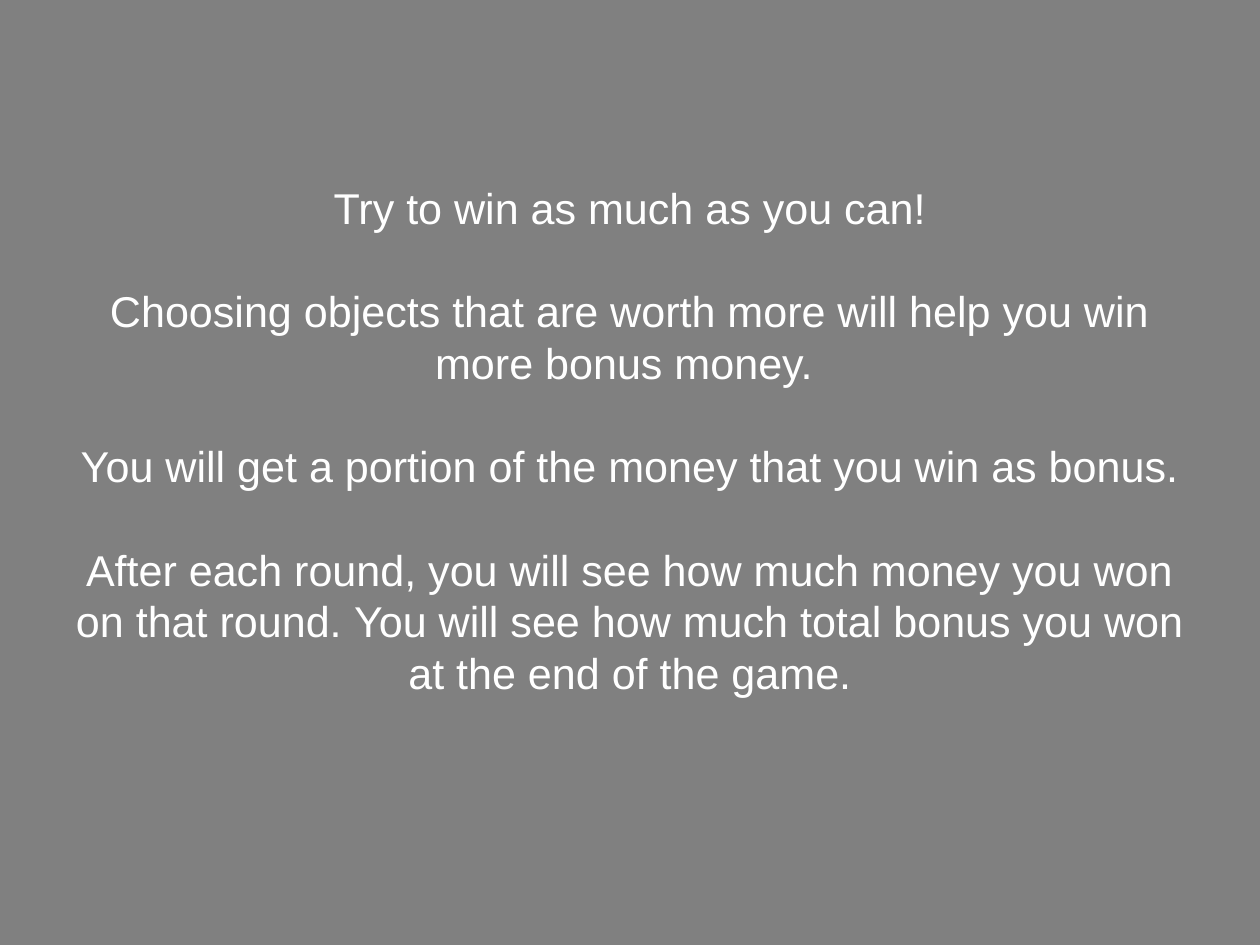
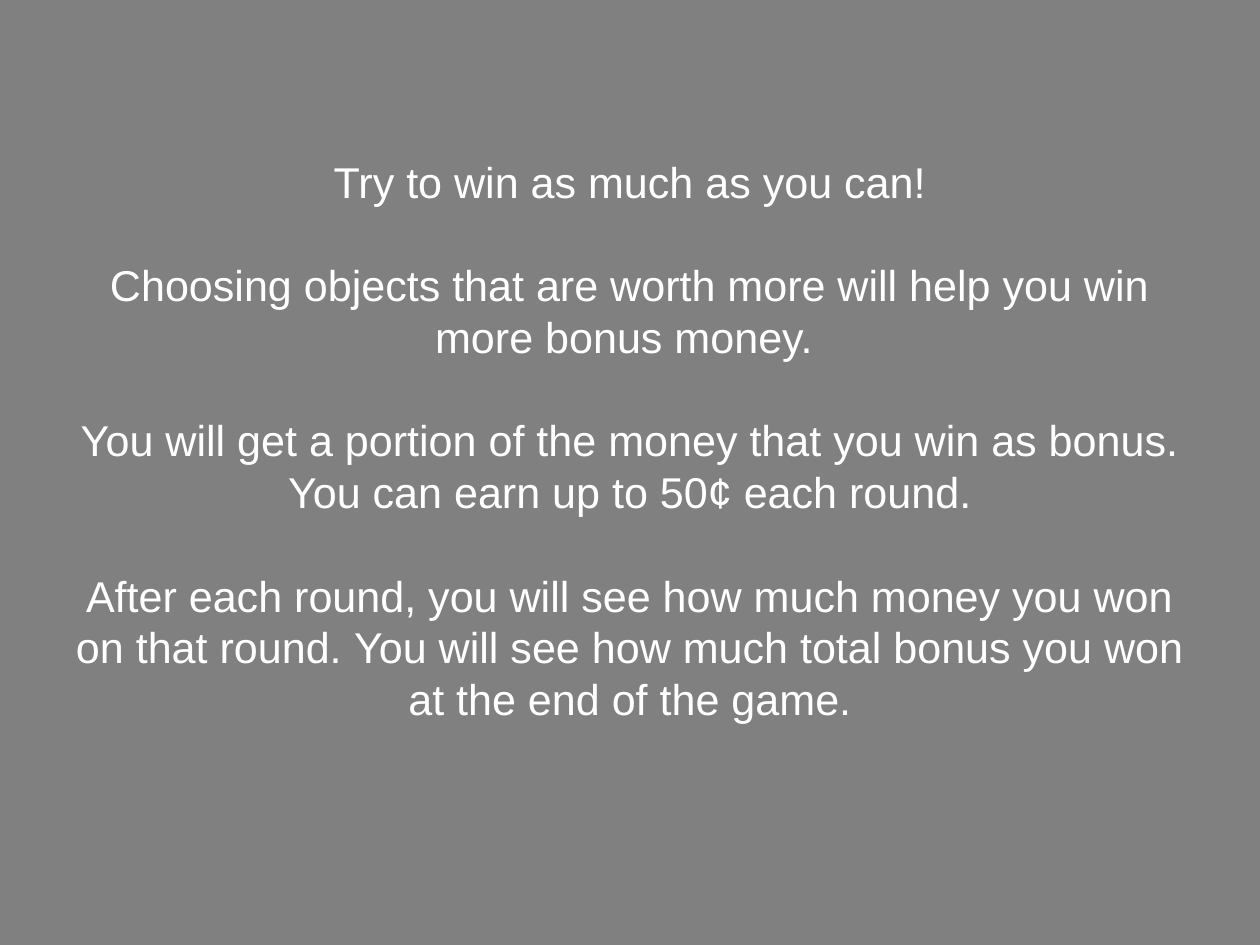
Before and after one commit to NatalieBiderman/Categories_fMRI_MTurk, a slide deck: slide 32 of static/Tools/fMRIDirections.pptx. Drawn at 1260x945 pixels with LibreOffice and Linux fonts; fonts in the diff are those of the drawing. Boxes give left, top, right and bottom in pixels: in the first picture for what was removed or moved away, otherwise in the second. Text is boxed around its words. In the diff, an @@ line names an element or a change of style, - is before the commit and + after.

```diff
--- a/static/Tools/fMRIDirections.pptx
+++ b/static/Tools/fMRIDirections.pptx
@@ text "Try to win as much ...": place and size @@
-text "Try to win as much ..." at [76, 193, 1183, 698]
+text "Try to win as much ..." at [76, 167, 1183, 723]
@@ text at [81, 425, 1178, 517]: text changed @@
-You will get a portion of the money that you win as bonus.
+You will get a portion of the money that you win as bonus. You can earn up to 50¢ each round.
```
Also in this commit, not shown: 7 other slides changed, 18 other files.
